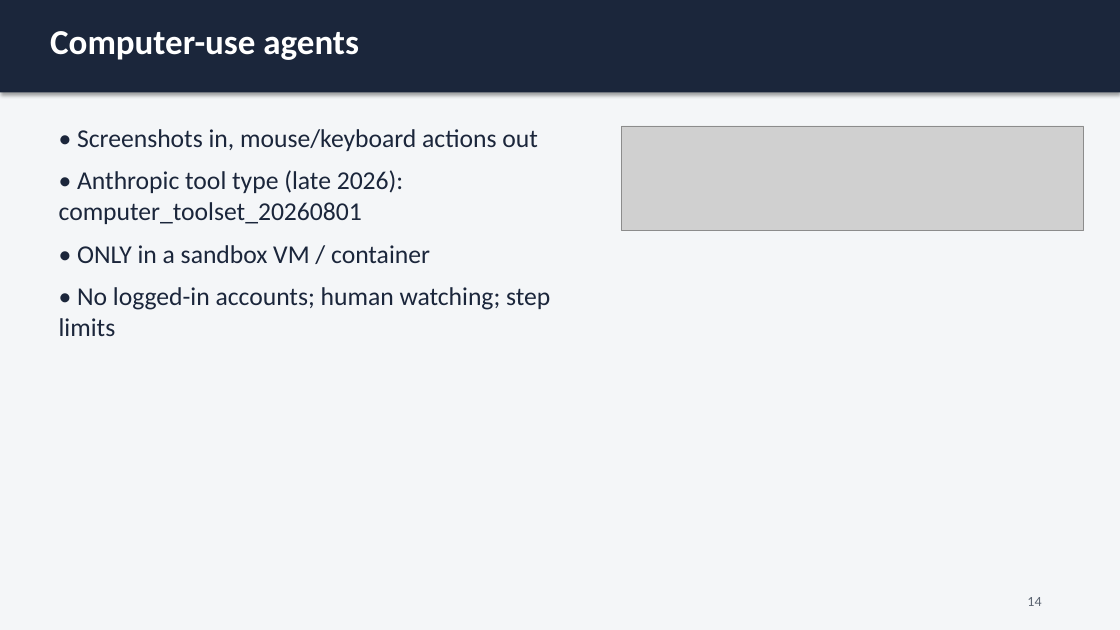
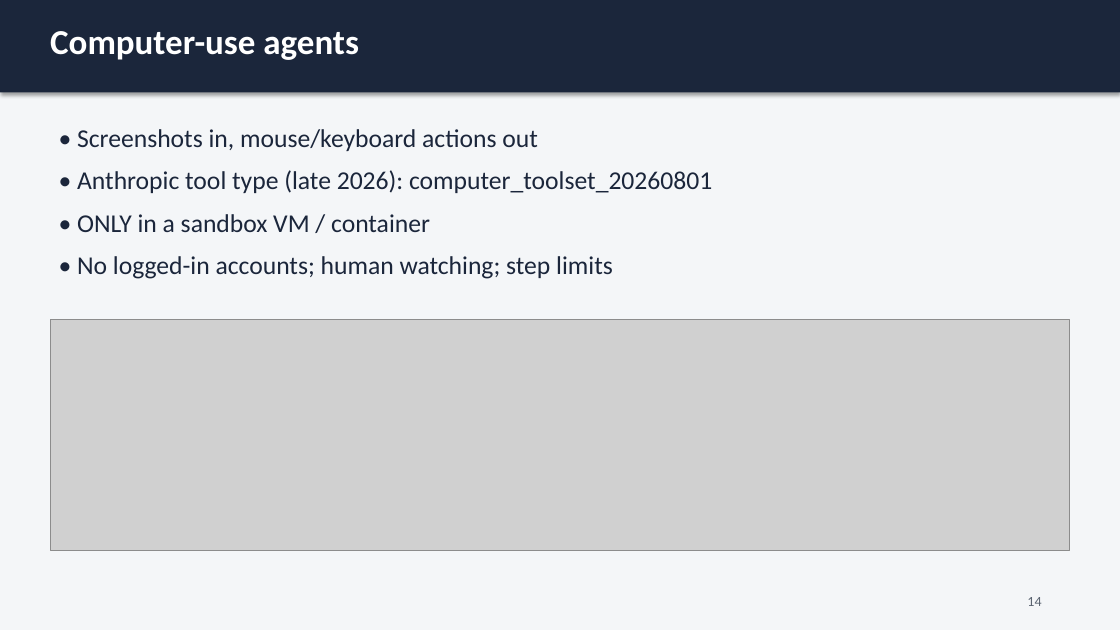
Before and after one commit to vvvvvivekkk/AI-Engineer, a slide deck: slide 15 of 11-ai-automation/slides/11-ai-automation.pptx. Drawn at 1120x630 pixels with LibreOffice and Linux fonts; fonts in the diff are those of the drawing; grey boxes stand for pictures. Boxes give left, top, right and bottom in pixels: in the first picture for what was removed or moved away, otherwise in the second. Text is boxed around its words. In the diff, an @@ line names an element or a change of style, - is before the commit and + after.

```diff
--- a/11-ai-automation/slides/11-ai-automation.pptx
+++ b/11-ai-automation/slides/11-ai-automation.pptx
@@ text "• Screenshots in, mouse/keyboard actions ..." rewrapped from [59,129,550,336] to [77,129,712,279] @@
@@ picture: place and size @@
-picture at [622,126,1084,231]
+picture at [50,319,1070,550]
```
Also in this commit, not shown: 4 other slides changed, 16 other files.
